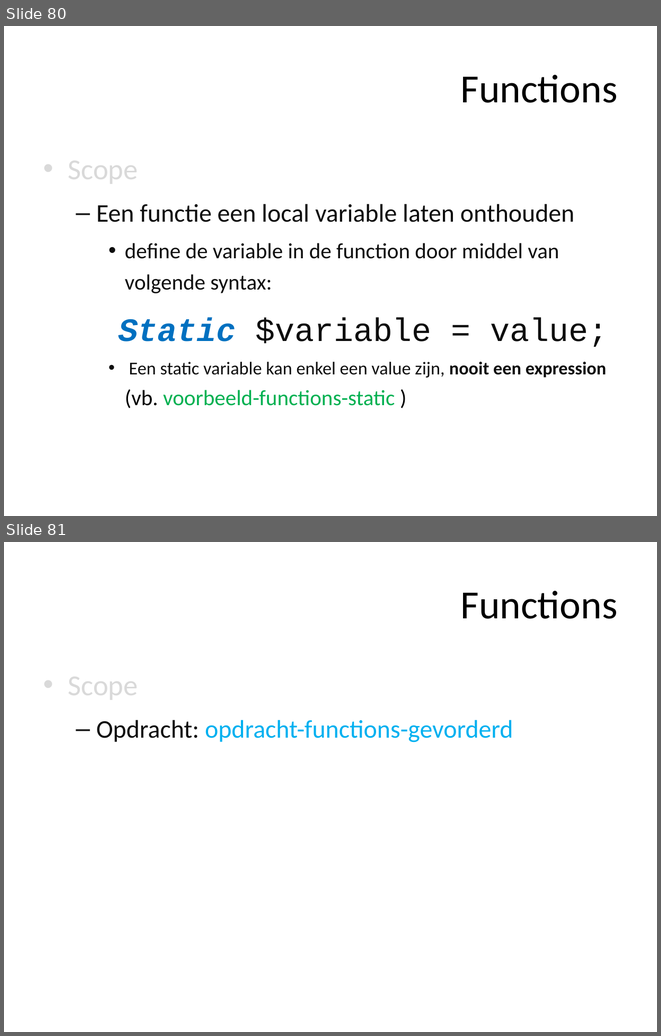
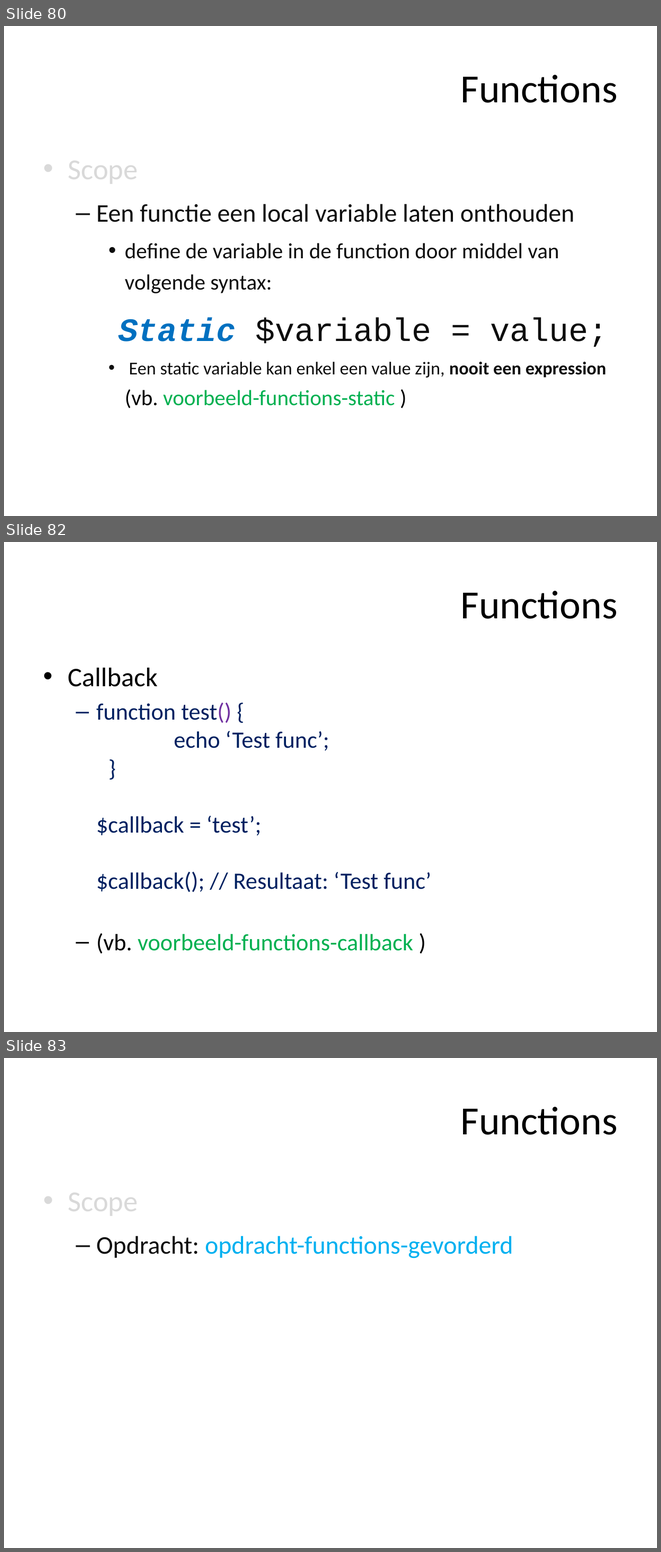
Before and after one commit to ajkea/web-backend-1, a slide deck: public/cursus/web-backend-cursus.pptx. Shown one above the other, each under a label of ours: slides 80 and 81 before the commit, slides 80, 82 and 83 after it; the slides between them are not shown. The pictures are 661x1036 and 661x1552 pixels, drawn with LibreOffice and Linux fonts; fonts in the diff are those of the drawing. Boxes give left, top, right and bottom in pixels: in the first picture for what was removed or moved away, otherwise in the second. Text is boxed around its words. In the diff, an @@ line names an element or a change of style, - is before the commit and + after.

Commit message:
add voorbeeld function callback

```diff
--- a/public/cursus/web-backend-cursus.pptx
+++ b/public/cursus/web-backend-cursus.pptx
@@ slide 82 added at (4, 542, 657, 1032), background #FFFFFF @@
@@ title added at (461, 591, 618, 619), 44 pt, text #000000 @@
+Functions
@@ text added at (68, 668, 431, 953), 25.9 pt, text #002060 @@
+• Callback
+  – function test() {
+    echo ‘Test func’;
+    }
+    $callback = ‘test’;
+    $callback(); // Resultaat: ‘Test func’
+  – (vb. voorbeeld-functions-callback )
@@ what was slide 81 is now slide 83 @@
```
Also in this commit, not shown: 2 other slides added, 2 other files.
